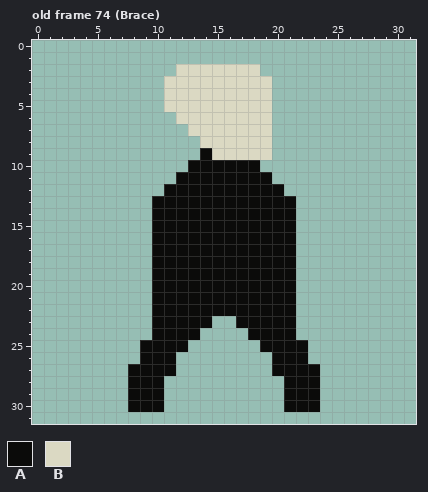
File history of a pixel-art file, Assets/Resources/Characters/Player/Player.aseprite. Above is the file before it was changed.
32x32 pixels, 79 frames. Shown: old frame 74 (Brace). The commit also changed other frames, which this record leaves out.
Visible layers, top first: "head", "body", "head_tmp".
Palette (. is transparent): A #0b0b0a  B #dbd9c3
Pixels before, old frame 74 (Brace), first column x 8:
 2 ....BBBBBBB.....
 3 ...BBBBBBBBB....
 4 ...BBBBBBBBB....
 5 ...BBBBBBBBB....
 6 ....BBBBBBBB....
 7 .....BBBBBBB....
 8 ......BBBBBB....
 9 ......ABBBBB....
10 .....AAAAAA.....
11 ....AAAAAAAA....
12 ...AAAAAAAAAA...
13 ..AAAAAAAAAAAA..
14 ..AAAAAAAAAAAA..
15 ..AAAAAAAAAAAA..
16 ..AAAAAAAAAAAA..
17 ..AAAAAAAAAAAA..
18 ..AAAAAAAAAAAA..
19 ..AAAAAAAAAAAA..
20 ..AAAAAAAAAAAA..
21 ..AAAAAAAAAAAA..
22 ..AAAAAAAAAAAA..
23 ..AAAAA..AAAAA..
24 ..AAAA....AAAA..
25 .AAAA......AAAA.
26 .AAA........AAA.
27 AAAA........AAAA
28 AAA..........AAA
29 AAA..........AAA
30 AAA..........AAA
The result:
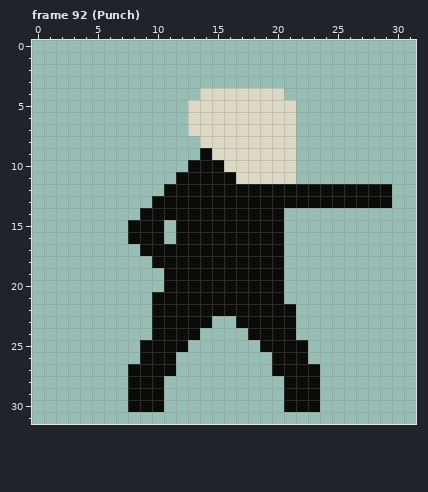
A new or re-ordered frame is compared with the old frame closest to it.
Change:
{"change": "frames 79 -> 92"}
{"where": "frame 92 (Punch) is new; against old frame 74 (Brace), layers \"head\", \"body\""}
{"frame":92,"y":2,"x":12,"old":"BBBBBBB","new":"......."}
{"frame":92,"y":3,"x":11,"old":"BBBBBBBBB","new":"........."}
{"frame":92,"y":4,"x":11,"old":"BBB","new":"..."}
{"frame":92,"y":4,"x":20,"old":".","new":"B"}
{"frame":92,"y":5,"x":11,"old":"BB","new":".."}
{"frame":92,"y":5,"x":20,"old":"..","new":"BB"}
{"frame":92,"y":6,"x":12,"old":"B","new":"."}
{"frame":92,"y":6,"x":20,"old":"..","new":"BB"}
{"frame":92,"y":7,"x":20,"old":"..","new":"BB"}
{"frame":92,"y":8,"x":20,"old":"..","new":"BB"}
{"frame":92,"y":9,"x":20,"old":"..","new":"BB"}
{"frame":92,"y":10,"x":16,"old":"AAA...","new":"BBBBBB"}
{"frame":92,"y":11,"x":17,"old":"AAA..","new":"BBBBB"}
{"frame":92,"y":12,"x":21,"old":".........","new":"AAAAAAAAA"}
{"frame":92,"y":13,"x":22,"old":"........","new":"AAAAAAAA"}
{"frame":92,"y":14,"x":9,"old":".","new":"A"}
{"frame":92,"y":14,"x":21,"old":"A","new":"."}
{"frame":92,"y":15,"x":8,"old":"..","new":"AA"}
{"frame":92,"y":15,"x":11,"old":"A","new":"."}
{"frame":92,"y":15,"x":21,"old":"A","new":"."}
{"frame":92,"y":16,"x":8,"old":"..","new":"AA"}
{"frame":92,"y":16,"x":11,"old":"A","new":"."}
{"frame":92,"y":16,"x":21,"old":"A","new":"."}
{"frame":92,"y":17,"x":9,"old":".","new":"A"}
{"frame":92,"y":17,"x":21,"old":"A","new":"."}
{"frame":92,"y":18,"x":21,"old":"A","new":"."}
{"frame":92,"y":19,"x":10,"old":"A","new":"."}
{"frame":92,"y":19,"x":21,"old":"A","new":"."}
{"frame":92,"y":20,"x":10,"old":"A","new":"."}
{"frame":92,"y":20,"x":21,"old":"A","new":"."}
{"frame":92,"y":21,"x":21,"old":"A","new":"."}
